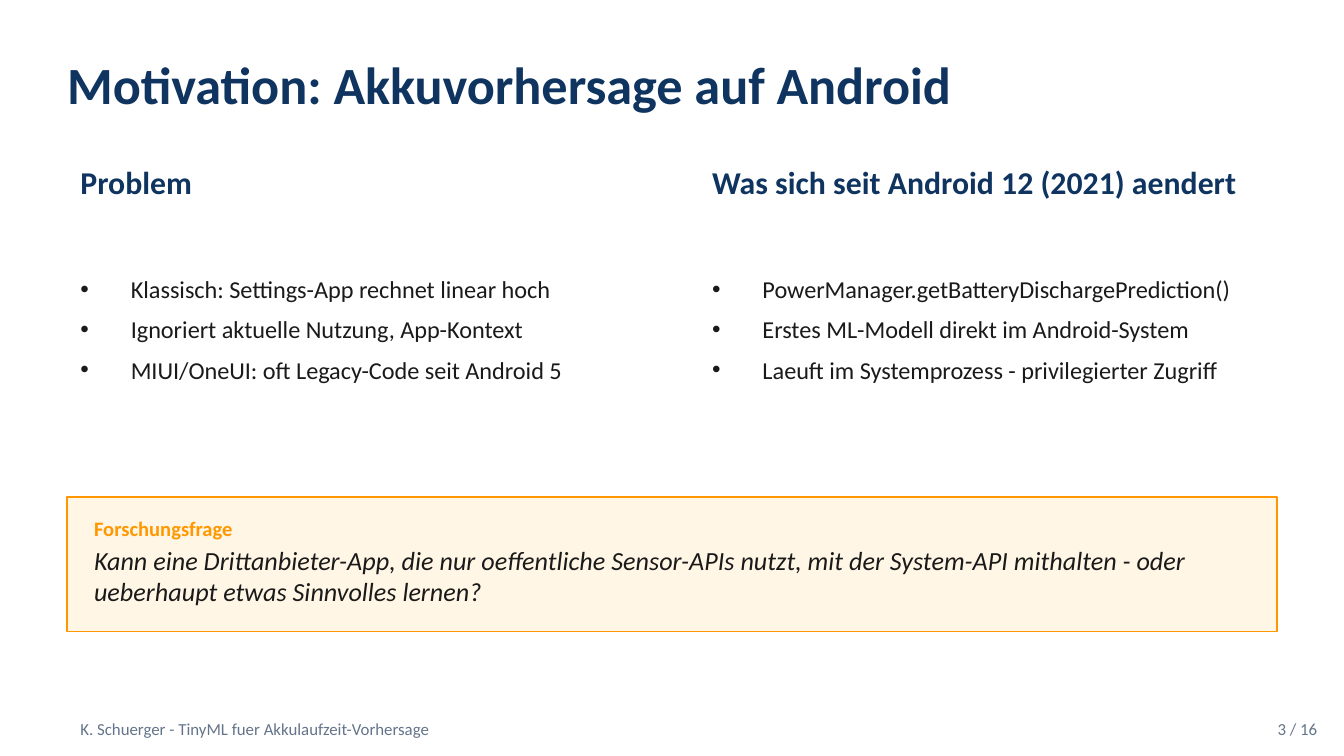
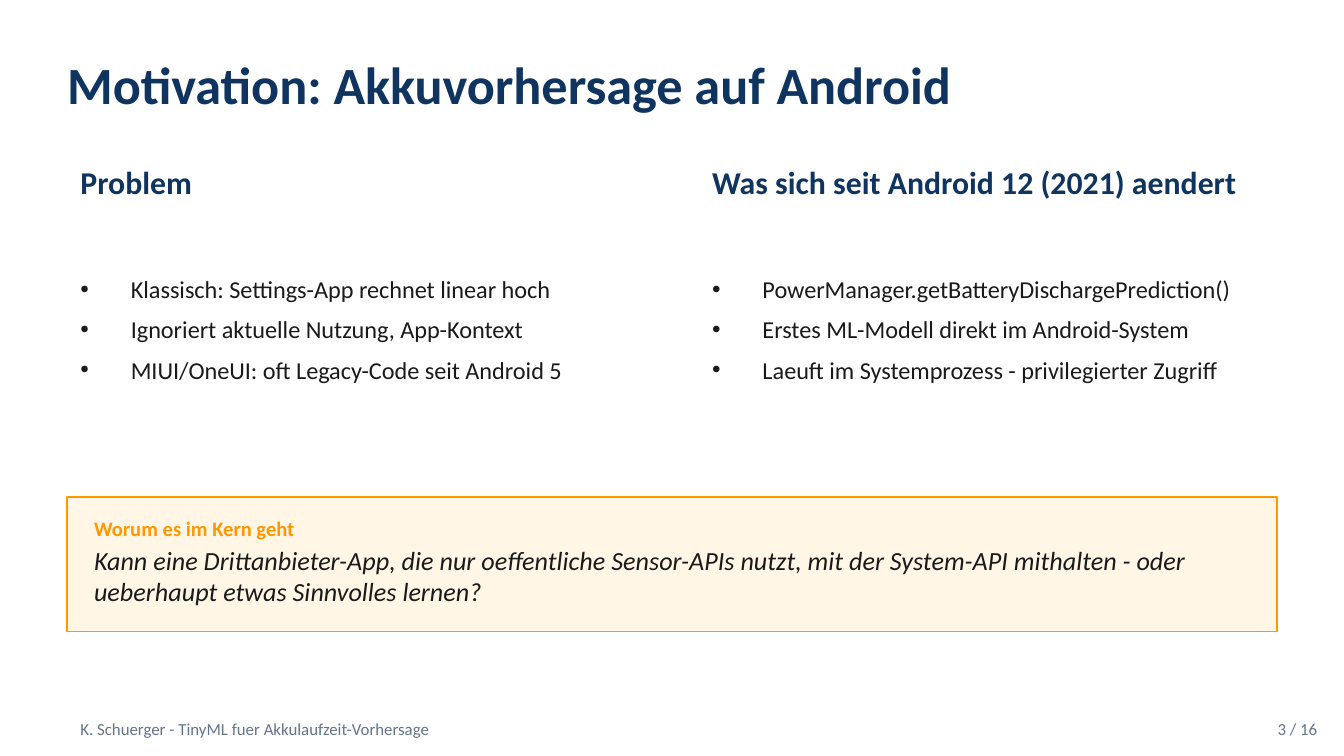
Before and after one commit to Keno-fsdf/HandyUsageRepo, a slide deck: slide 3 of paper/Paper_Verteidigung.pptx. Drawn at 1344x756 pixels with LibreOffice and Linux fonts; fonts in the diff are those of the drawing. Boxes give left, top, right and bottom in pixels: in the first picture for what was removed or moved away, otherwise in the second. Text is boxed around its words. In the diff, an @@ line names an element or a change of style, - is before the commit and + after.

```diff
--- a/paper/Paper_Verteidigung.pptx
+++ b/paper/Paper_Verteidigung.pptx
@@ text at <box>94,521,294,540</box>: text changed @@
-Forschungsfrage
+Worum es im Kern geht
```
Also in this commit, not shown: 2 other slides changed, 1 slide added, 1 slide removed, 1 other file.
